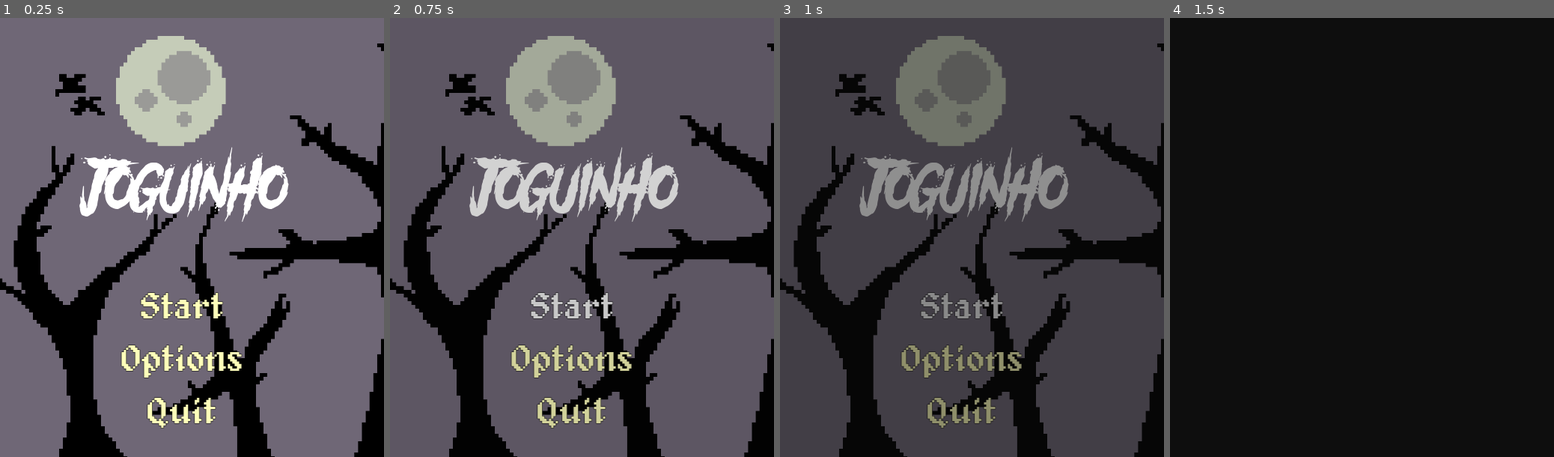
Above: before the commit, frames 1-4 (left to right).
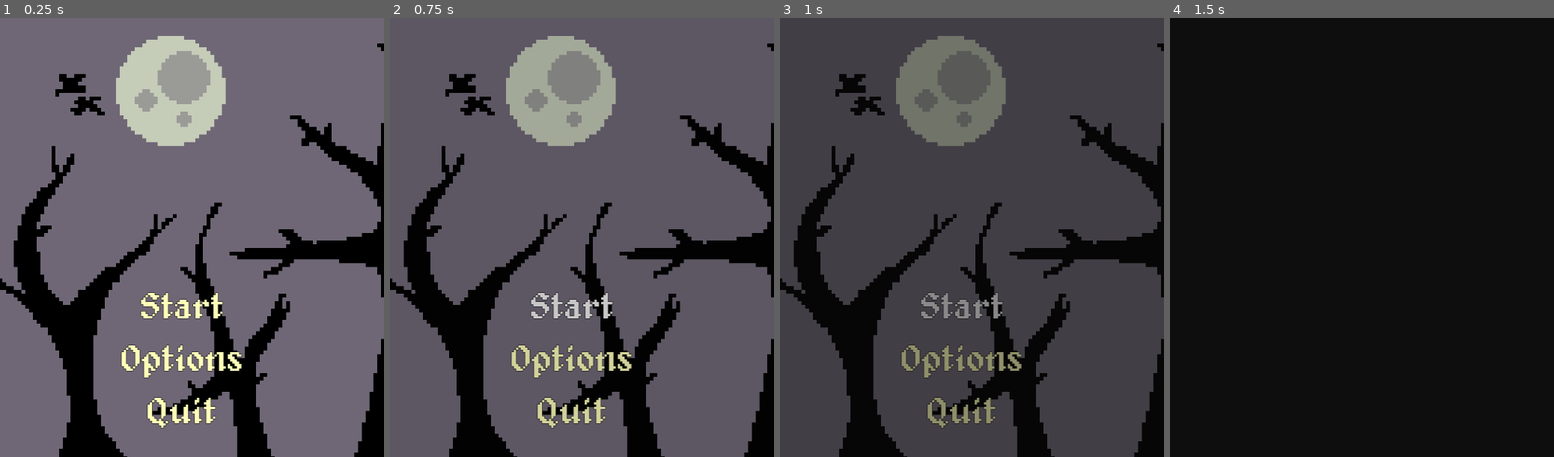
Above: after the commit, the same moments.

Repository: gui-vendruscolo/Stairway-character
Game: Godot game, scene res://scenes/MainMenu.tscn
The game is run twice, just before and just after one commit, with the same random seed, the same clock (stepped at 60 frames per second) and the same inputs.
Inputs:
- Up to frame 1 (0.25 s): no input
- Up to frame 2 (0.75 s): click "Start" at 0.5 s
- Up to frame 3 (1 s): no input
- Up to frame 4 (1.5 s): click "Start" at 1.25 s

The runs differ from the first frame. In frame 1, 3.8% of the frame differs, in the area x 20-76%, y 29-47%; in frame 2, 3.8%; in frame 3, 3.7%; in frame 4, nothing differs.

Commit message:
REmove title from main menu

Diff:
--- a/project.godot
+++ b/project.godot
@@ -12,7 +12,7 @@
 
 config/name="Escada"
 run/main_scene="res://scenes/MainMenu.tscn"
-config/features=PackedStringArray("4.1", "GL Compatibility")
+config/features=PackedStringArray("4.0", "GL Compatibility")
 config/icon="res://sprites/icon.svg"
 
 [autoload]
--- a/scenes/MainMenu.tscn
+++ b/scenes/MainMenu.tscn
@@ -1,13 +1,8 @@
-[gd_scene load_steps=6 format=3 uid="uid://de562tfy3rkf0"]
+[gd_scene load_steps=4 format=3 uid="uid://de562tfy3rkf0"]
 
 [ext_resource type="Script" path="res://scripts/MainMenu.gd" id="1_3eu0p"]
-[ext_resource type="FontFile" uid="uid://cdex5wrggmmsl" path="res://fonts/Another Danger - Demo.otf" id="2_le3lc"]
 [ext_resource type="Theme" uid="uid://ca3hf816lapjl" path="res://themes/MenuTheme.tres" id="3_bhukk"]
 [ext_resource type="Texture2D" uid="uid://bqo5pcqvklju5" path="res://sprites/menu-background.png" id="4_53n17"]
-
-[sub_resource type="Theme" id="Theme_veit6"]
-default_font = ExtResource("2_le3lc")
-default_font_size = 75
 
 [node name="MainMenu" type="Control"]
 layout_mode = 3
@@ -17,34 +12,6 @@
 grow_horizontal = 2
 grow_vertical = 2
 script = ExtResource("1_3eu0p")
-
-[node name="TitleContainer" type="Control" parent="."]
-layout_mode = 1
-anchors_preset = 5
-anchor_left = 0.5
-anchor_right = 0.5
-offset_left = -108.5
-offset_top = 175.0
-offset_right = 145.5
-offset_bottom = 383.0
-grow_horizontal = 2
-
-[node name="TitleText" type="RichTextLabel" parent="TitleContainer"]
-layout_mode = 0
-offset_left = -57.0
-offset_top = -13.0
-offset_right = 330.0
-offset_bottom = 251.0
-theme = SubResource("Theme_veit6")
-text = " Joguinho "
-
-[node name="Label" type="Label" parent="TitleContainer"]
-visible = false
-layout_mode = 0
-offset_right = 482.0
-offset_bottom = 206.0
-text = "Joguinho medonho
-uuuuuuhhh"
 
 [node name="VBoxContainer" type="VBoxContainer" parent="."]
 layout_mode = 0
